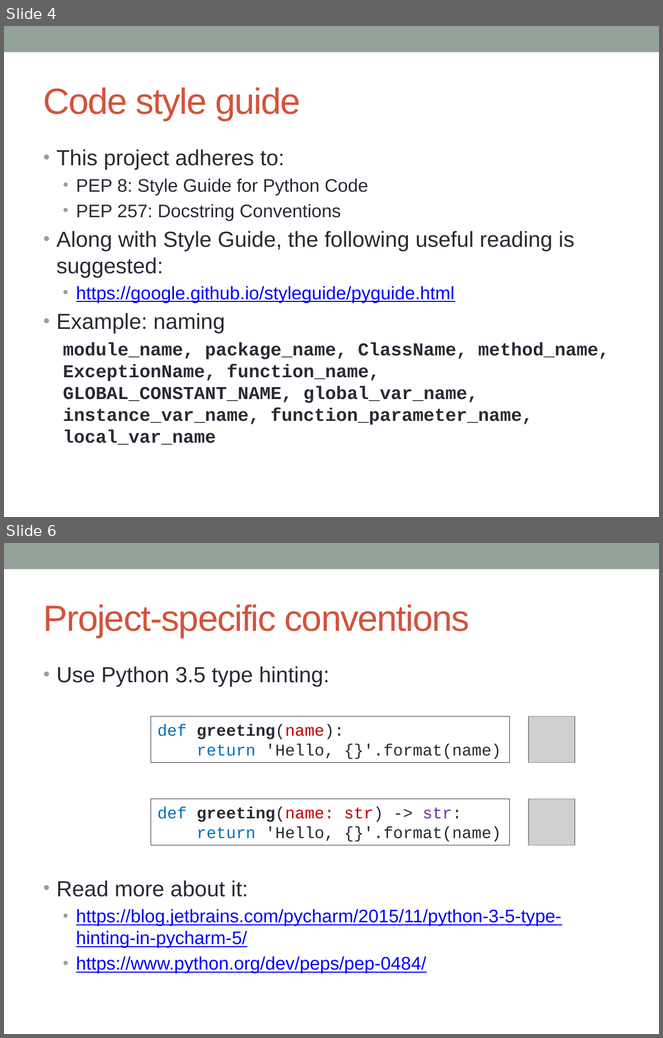
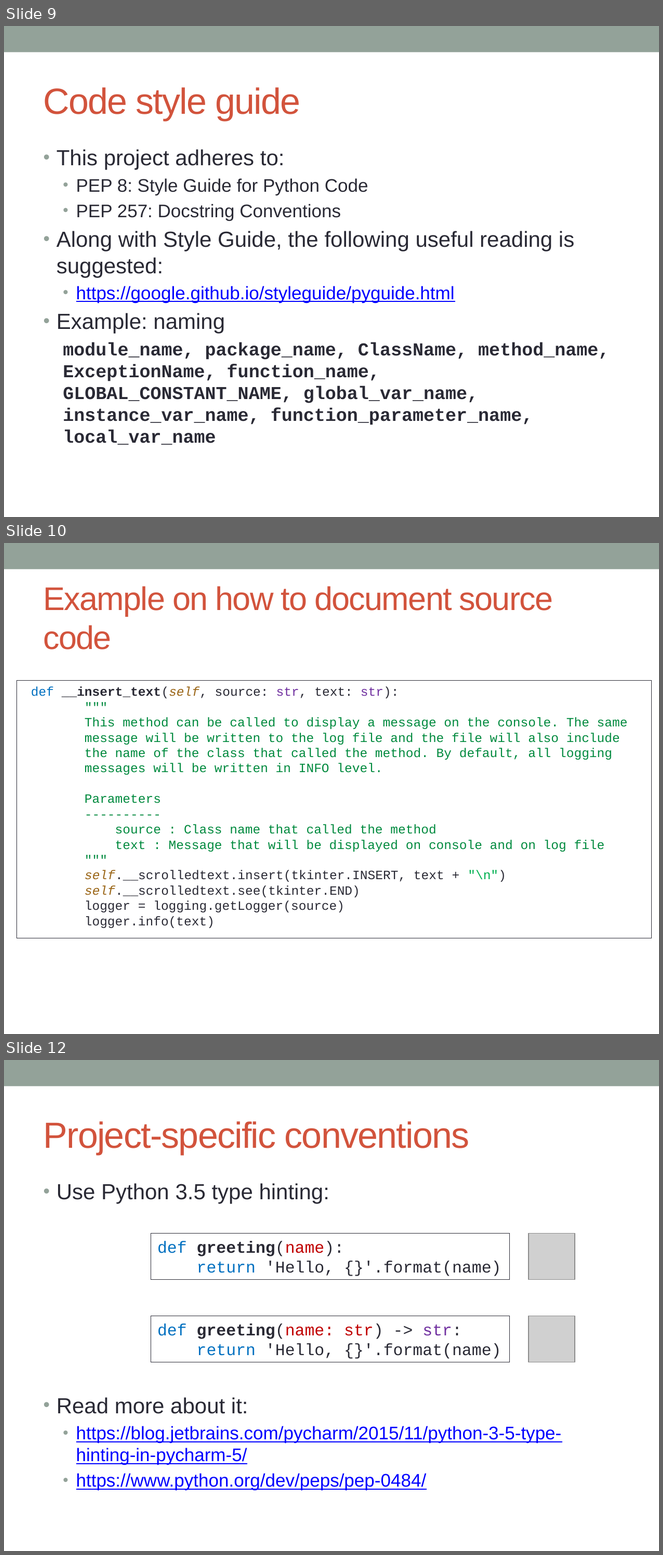
Before and after one commit to SIMULATOR-WG/SHARC, a slide deck: docs/Welcome to SHARC.pptx. Shown one above the other, each under a label of ours: slides 4 and 6 before the commit, slides 9, 10 and 12 after it; the slides between them are not shown. The pictures are 663x1038 and 663x1555 pixels, drawn with LibreOffice and Linux fonts; fonts in the diff are those of the drawing; grey boxes stand for pictures. Boxes give left, top, right and bottom in pixels: in the first picture for what was removed or moved away, otherwise in the second. Text is boxed around its words. In the diff, an @@ line names an element or a change of style, - is before the commit and + after.

```diff
--- a/docs/Welcome to SHARC.pptx
+++ b/docs/Welcome to SHARC.pptx
@@ slide 10 added at <box>4,543,659,1034</box>, background #FFFFFF; not listed: 1 template element that a slide beside it also shows @@
@@ title added at <box>44,586,553,650</box>, 36 pt, text #D2533C @@
+Example on how to document source code
@@ rectangle added at <box>17,681,652,939</box>, outline #292934 0.75 pt, 14 pt, text #008A3E @@
+def __insert_text(self, source: str, text: str):
+"""
+This method can be called to display a message on the console. The same
+message will be written to the log file and the file will also include
+the name of the class that called the method. By default, all logging
+messages will be written in INFO level.
+Parameters
+----------
+source : Class name that called the method
+text : Message that will be displayed on console and on log file
+"""
+self.__scrolledtext.insert(tkinter.INSERT, text + "\n")
+self.__scrolledtext.see(tkinter.END)
+logger = logging.getLogger(source)
+logger.info(text)
@@ what was slide 4 is now slide 9 @@
@@ what was slide 6 is now slide 12 @@
```
Also in this commit, not shown: 3 slides changed, 7 other slides added, 3 slides removed, 2 other files.
